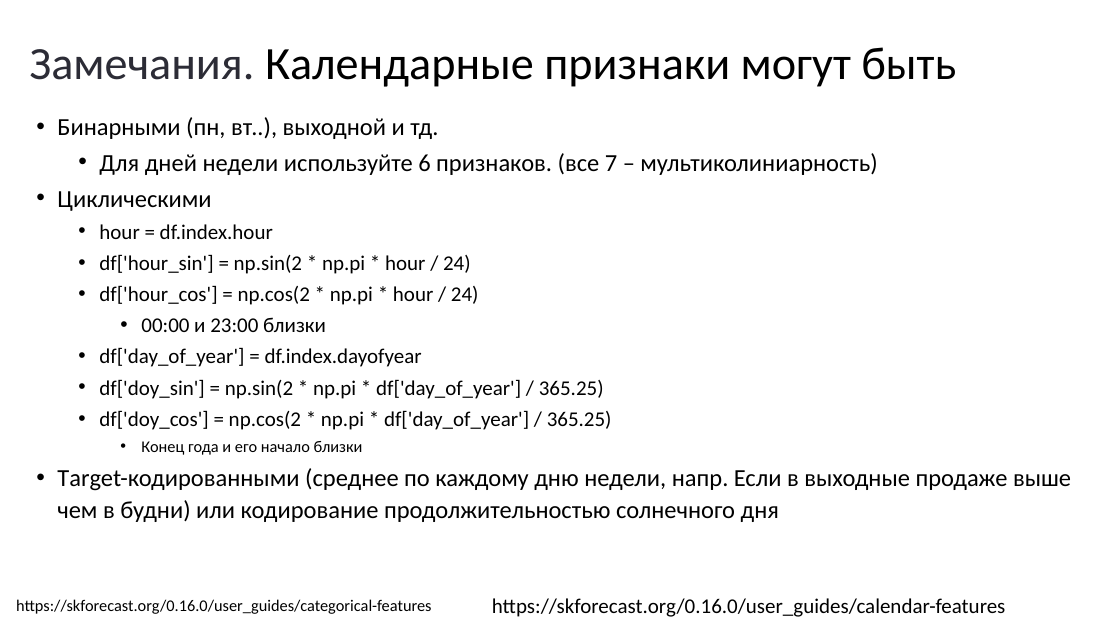
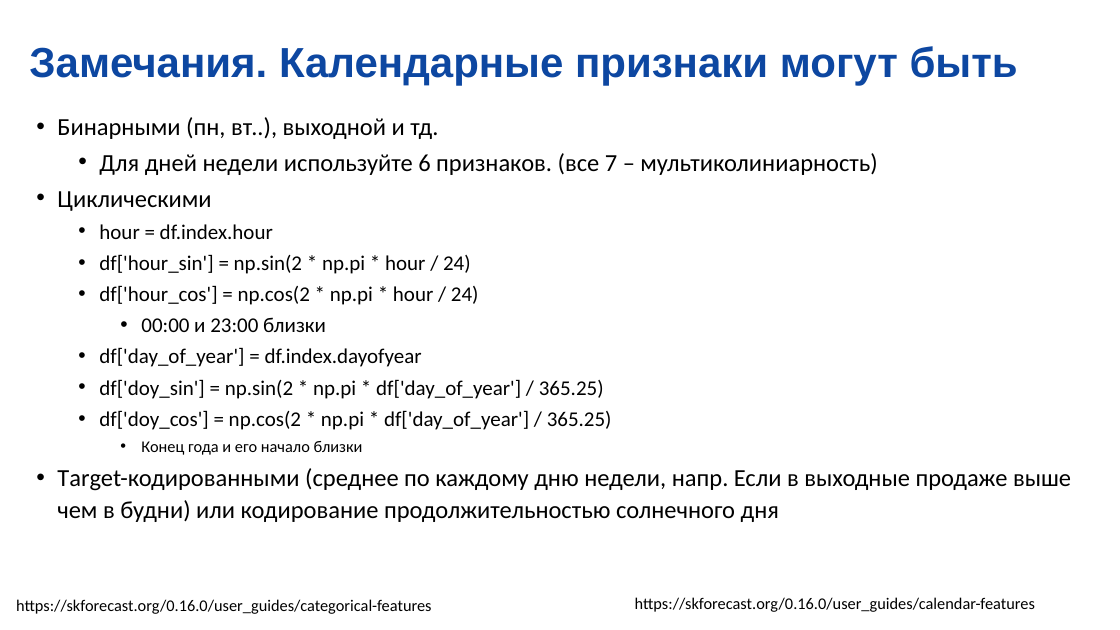
Before and after one commit to MVRonkin/TimeSeriesCourse, a slide deck: slide 16 of 2025/LEC/05-1 Методы машинного обучения для анализа ВР.pptx. Drawn at 1120x630 pixels with LibreOffice and Linux fonts; fonts in the diff are those of the drawing. Boxes give left, top, right and bottom in pixels: in the first picture for what was removed or moved away, otherwise in the second. Text is boxed around its words. In the diff, an @@ line names an element or a change of style, - is before the commit and + after.

```diff
--- a/2025/LEC/05-1 Методы машинного обучения для анализа ВР.pptx
+++ b/2025/LEC/05-1 Методы машинного обучения для анализа ВР.pptx
@@ title "Замечания. Календарные признаки могут быть" at box(29, 46, 1018, 86): size 39.6 to 36 pt, font Calibri to Arial, bold on; text colour #2C2C36 to #0D47A1 in "Замечания."; text colour #000000 to #0D47A1 in "Календарные признаки могут быть" @@
@@ text "https://skforecast.org/0.16.0/user_guides/calendar-features" at box(635, 597, 1035, 612): size 18 to 14 pt; alignment left to right @@
```
Also in this commit, not shown: 7 other slides changed, 1 slide added, 12 other files.
